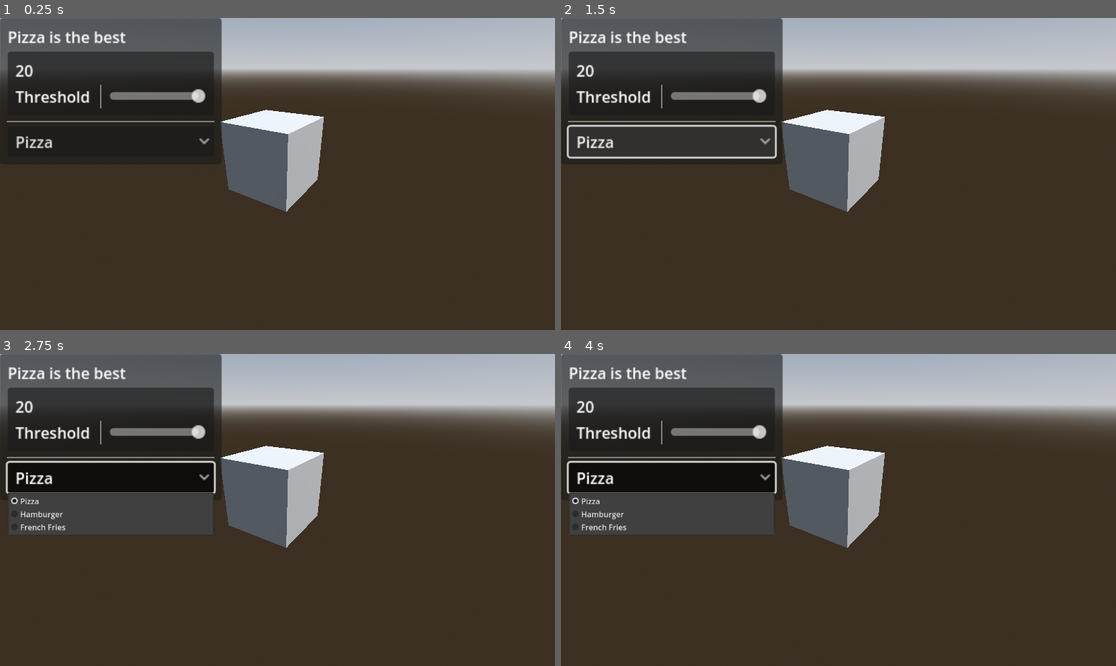
Above: before the commit, frames 1-4 (two rows, left to right).
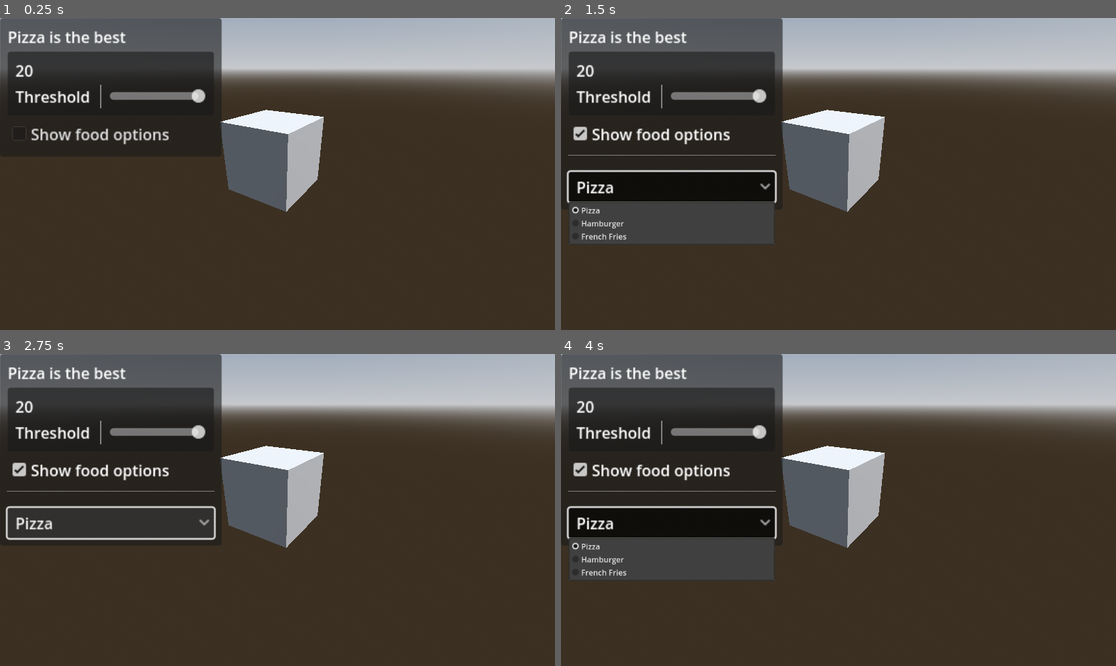
Above: after the commit, the same moments.

Repository: VojtaStruhar/godot-gdgui
Game: Godot game, scene res://test_world.tscn
Two runs of this game, one before a commit and one after it. Both use one fixed random seed, a clock stepped at 60 frames per second and the inputs below. The project has no main scene, so this scene is started directly.
Inputs (mouse positions are in pixels of both pictures, inside the frame that each line leads up to):
- Up to frame 1 (0.25 s): no input
- Up to frame 2 (1.5 s): click (672, 133) at 0.5 s, where only the run after the commit has a clickable "Show food options"; click "Pizza" at 1.25 s
- Up to frame 3 (2.75 s): click "Pizza" at 2 s
- Up to frame 4 (4 s): click "Pizza" at 2.75 s; tap Enter at 3.5 s

The runs differ from the first frame. In frame 1, 0.9% of the frame differs, in the area x 1-39%, y 32-42%; in frame 2, 10%; in frame 3, 4.0%; in frame 4, 12%, in the area x 1-39%, y 32-73%.

Commit message:
Added spacer element

Diff:
--- a/GDGui/gdgui.gd
+++ b/GDGui/gdgui.gd
@@ -11,11 +11,12 @@
 var __slider_drags:     Dictionary = {}
 var __dropdown_selects: Dictionary = {}
 
+
 func _ready() -> void:
 	_layout_stack = []
 	_call_count_stack = [0]
 
-	custom_minimum_size.x = 200
+	if custom_minimum_size.x == 0: custom_minimum_size.x = 250
 
 	var panel = PanelContainer.new()
 	self.add_child(panel)
@@ -101,6 +102,24 @@
 
 	_increase_call_count()
 	return __slider_drags[id] if id in __slider_drags else value
+
+
+func space(pixels: int = 8) -> void:
+	var current = _get_current_element()
+
+	if current is Control and current.get_meta("gui_spacer") == true:
+		current.custom_minimum_size = Vector2(pixels, pixels)
+	else:
+		if current != null:
+			_remove_current_element()
+
+		var spacer = Control.new()
+		spacer.set_meta("gui_spacer", true)
+		spacer.custom_minimum_size = Vector2(pixels, pixels)
+		_add_element(spacer)
+
+	_increase_call_count()
+
 
 func dropdown(selected_index: int, options: Array) -> int:
 	var current = _get_current_element()
--- a/test_world.gd
+++ b/test_world.gd
@@ -24,9 +24,12 @@
 
 	gui.end_panel()
 
-	gui.separator()
+	lesgo = gui.toggle("Show food options", lesgo)
+	if lesgo:
+		gui.separator()
+		gui.space()
 
-	selected_option = gui.dropdown(selected_option, options)
+		selected_option = gui.dropdown(selected_option, options)
 
 
 func _process(_delta: float) -> void:
--- a/test_world.tscn
+++ b/test_world.tscn
@@ -39,7 +39,6 @@
 
 [node name="GDGui" type="Container" parent="CanvasLayer"]
 unique_name_in_owner = true
-custom_minimum_size = Vector2(200, 2.08165e-12)
 offset_bottom = 40.0
 scale = Vector2(2, 2)
 theme = ExtResource("2_4st0a")
